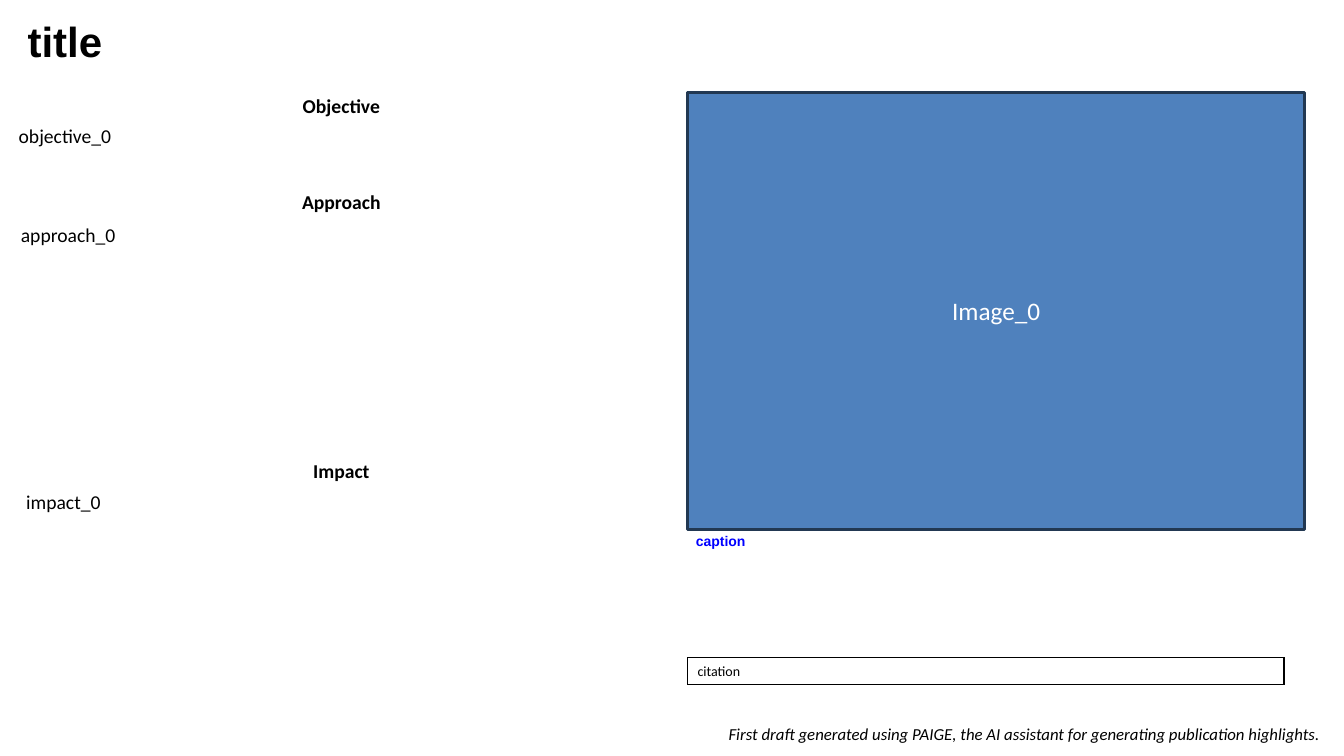
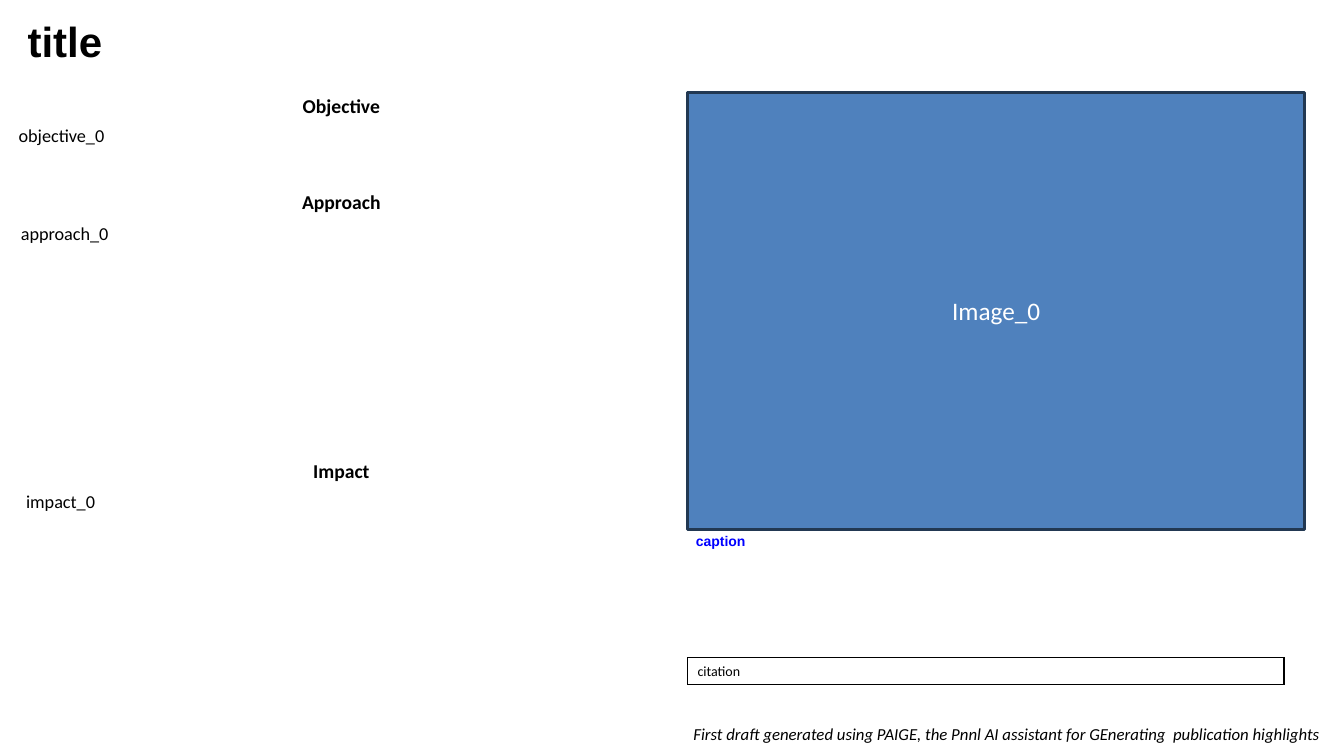
Before and after one commit to crvernon/highlight, a slide deck: slide 1 of highlight/data/highlight_template.pptx. Drawn at 1344x756 pixels with LibreOffice and Linux fonts; fonts in the diff are those of the drawing. Boxes give left, top, right and bottom in pixels: in the first picture for what was removed or moved away, otherwise in the second. Text is boxed around its words. In the diff, an @@ line names an element or a change of style, - is before the commit and + after.

```diff
--- a/highlight/data/highlight_template.pptx
+++ b/highlight/data/highlight_template.pptx
@@ size 14 to 13 pt in 3 elements at bbox=[19, 129, 105, 145], bbox=[21, 227, 109, 243], bbox=[26, 495, 95, 511] @@
@@ text at bbox=[693, 728, 1320, 743]: text changed @@
-First draft generated using PAIGE, the AI assistant for generating publication highlights.
+First draft generated using PAIGE, the Pnnl AI assistant for GEnerating publication highlights
```
Also in this commit, not shown: 4 other files.
